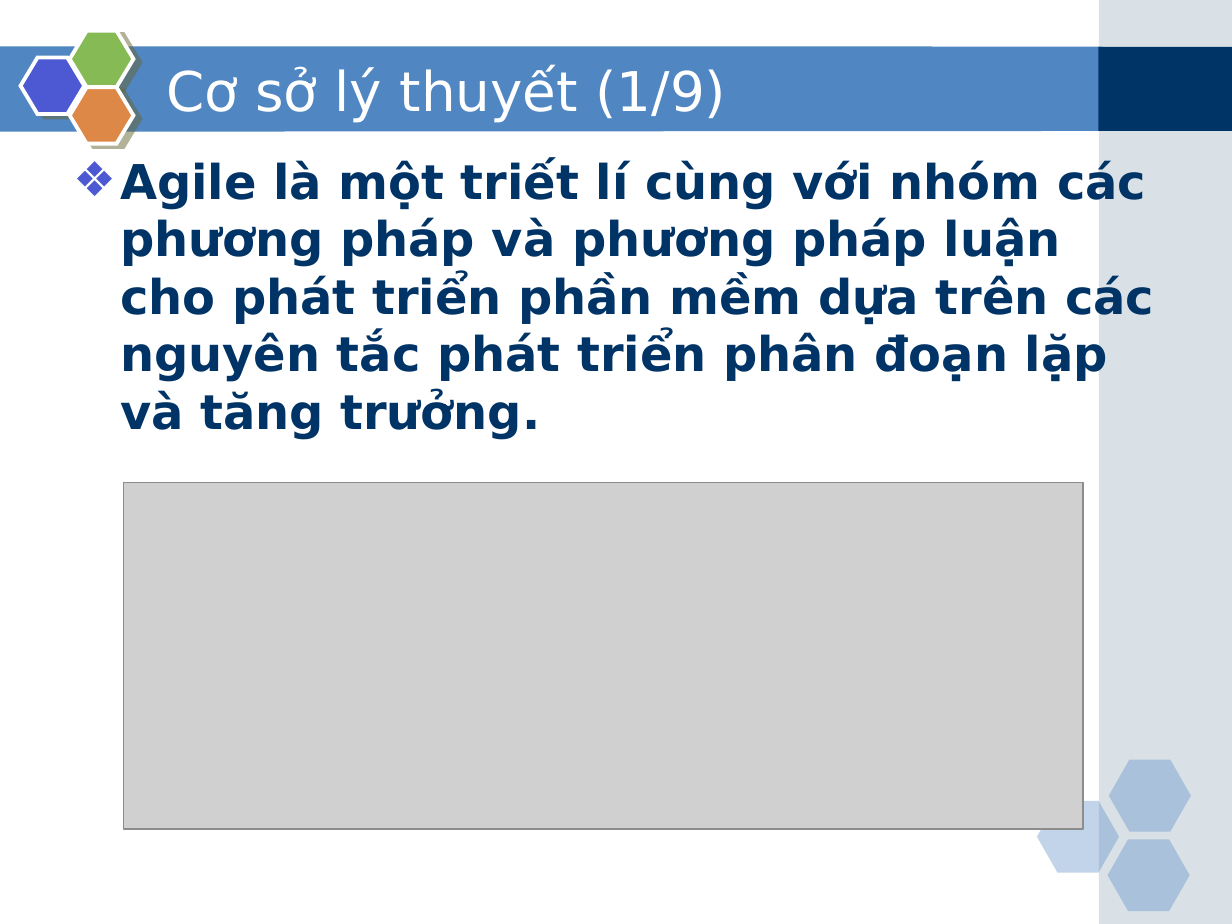
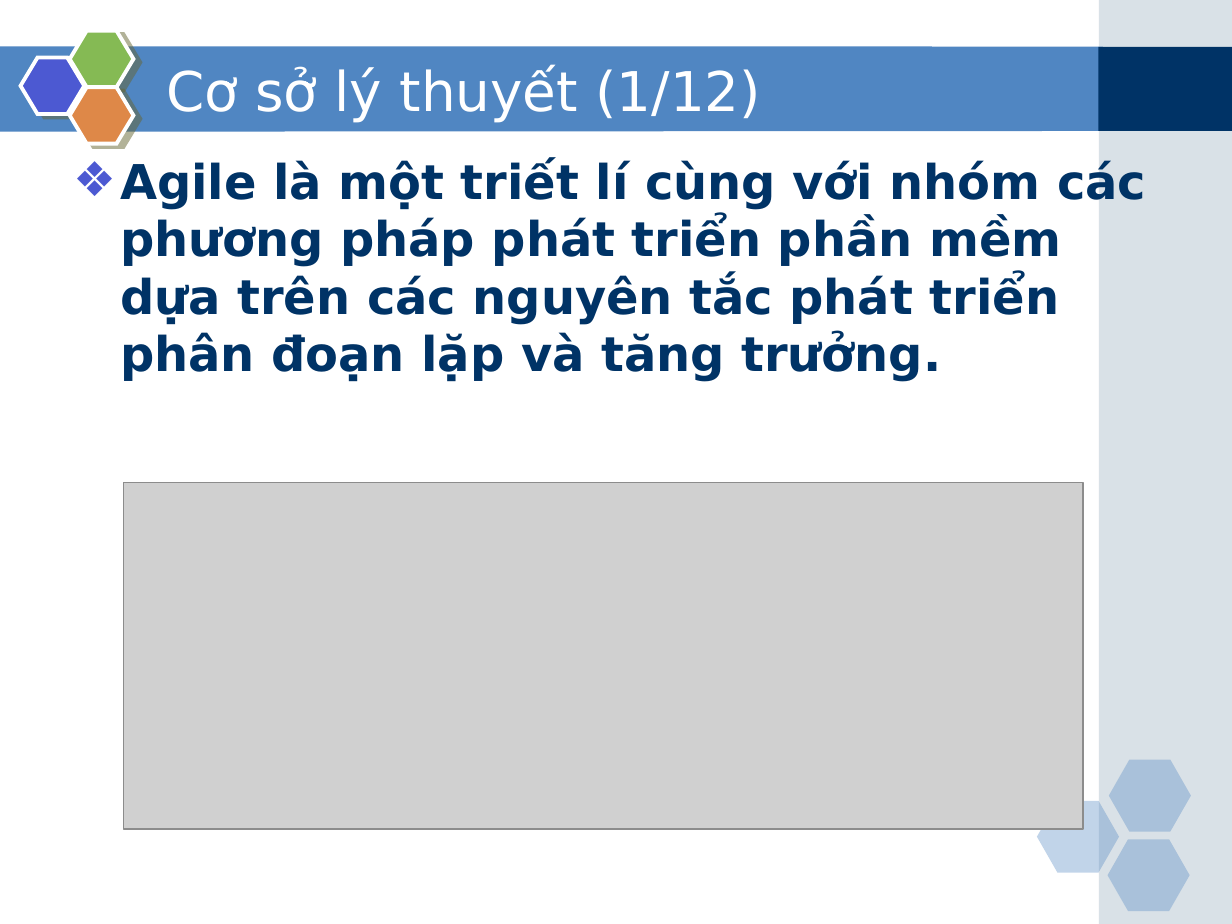
Before and after one commit to phamduong/graduation-project-agile-tool, a slide deck: slide 6 of Báo cáo/Slide bao cao.pptx. Drawn at 1232x924 pixels with LibreOffice and Linux fonts; fonts in the diff are those of the drawing; grey boxes stand for pictures. Boxes give left, top, right and bottom in pixels: in the first picture for what was removed or moved away, otherwise in the second. Text is boxed around its words. In the diff, an @@ line names an element or a change of style, - is before the commit and + after.

```diff
--- a/Báo cáo/Slide bao cao.pptx
+++ b/Báo cáo/Slide bao cao.pptx
@@ title at [166,66,761,122]: text changed @@
-Cơ sở lý thuyết (1/9)
+Cơ sở lý thuyết (1/12)
@@ text at [120,160,1146,382]: text changed @@
-❖ Agile là một triết lí cùng với nhóm các phương pháp và phương pháp luận cho phát triển phần mềm dựa trên các nguyên tắc phát triển phân đoạn lặp và tăng trưởng.
+❖ Agile là một triết lí cùng với nhóm các phương pháp phát triển phần mềm dựa trên các nguyên tắc phát triển phân đoạn lặp và tăng trưởng.
```
Also in this commit, not shown: 12 other slides changed, 3 slides added, 12 other files.
